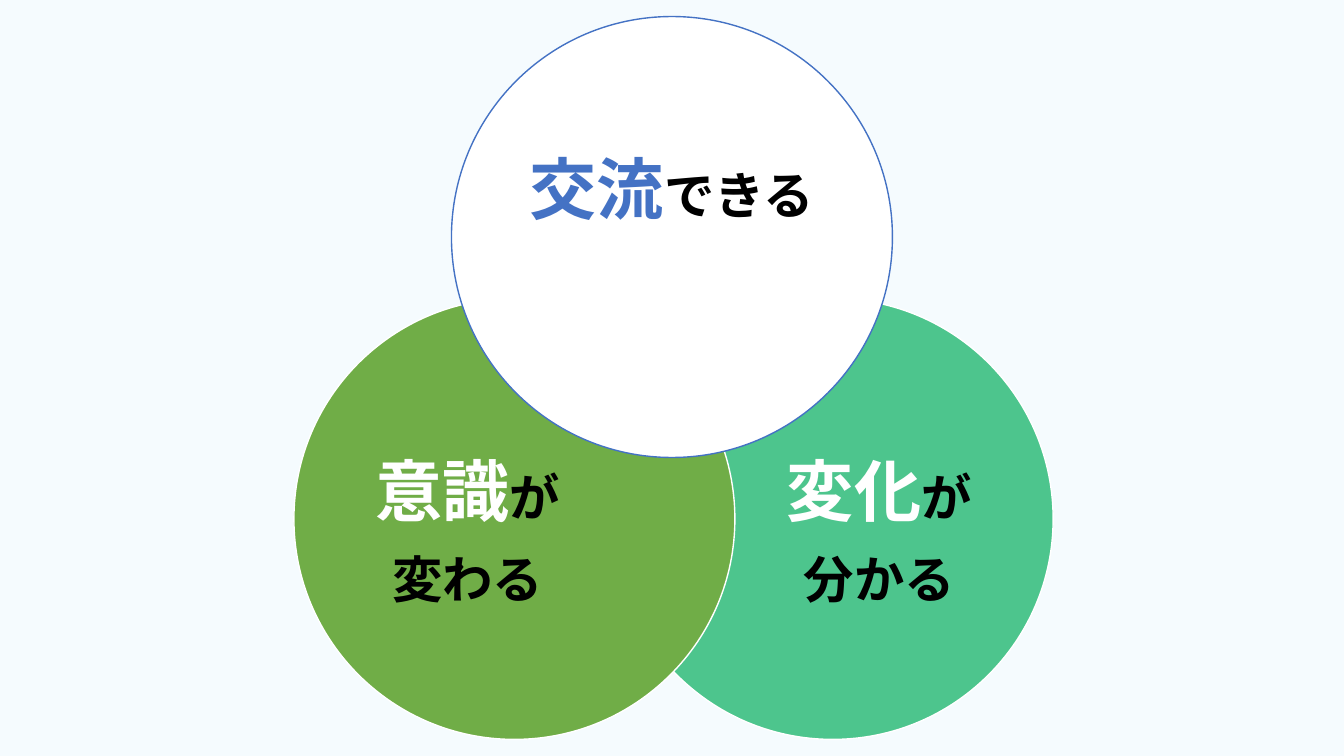
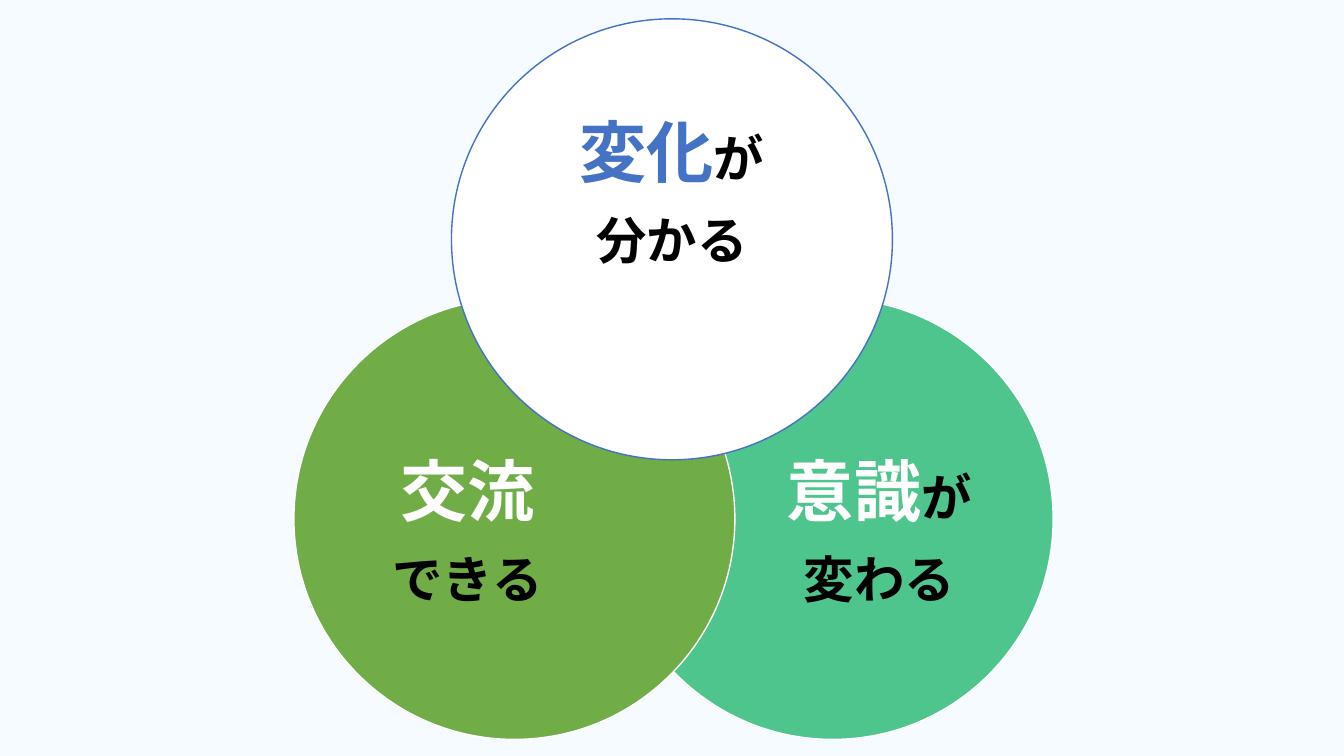
Before and after one commit to dojo2023/E-4, a slide deck: slide 10 of 共有用フォルダー/成果発表.pptx. Drawn at 1344x756 pixels with LibreOffice and Linux fonts; fonts in the diff are those of the drawing. Boxes give left, top, right and bottom in pixels: in the first picture for what was removed or moved away, otherwise in the second. Text is boxed around its words. In the diff, an @@ line names an element or a change of style, - is before the commit and + after.

```diff
--- a/共有用フォルダー/成果発表.pptx
+++ b/共有用フォルダー/成果発表.pptx
@@ freeform shape "変化が" at bbox=[452, 19, 892, 460]: outline redrawn @@
@@ text in freeform shape at bbox=[580, 120, 764, 264]: text changed @@
-交流できる
+変化が
+分かる
@@ text in freeform shape at bbox=[393, 459, 543, 601]: text changed @@
-意識が
-変わる
+交流
+できる
@@ text in freeform shape at bbox=[787, 459, 971, 603]: text changed @@
-変化が
-分かる
+意識が
+変わる
```
Also in this commit, not shown: 7 other slides changed, 1 other file.
